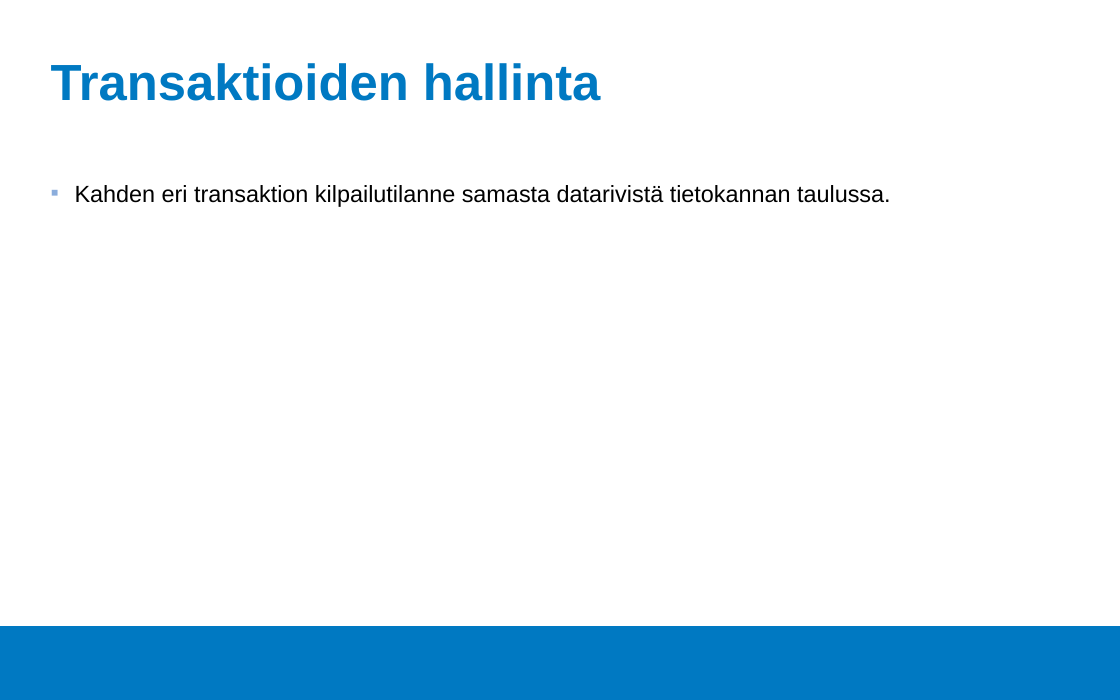
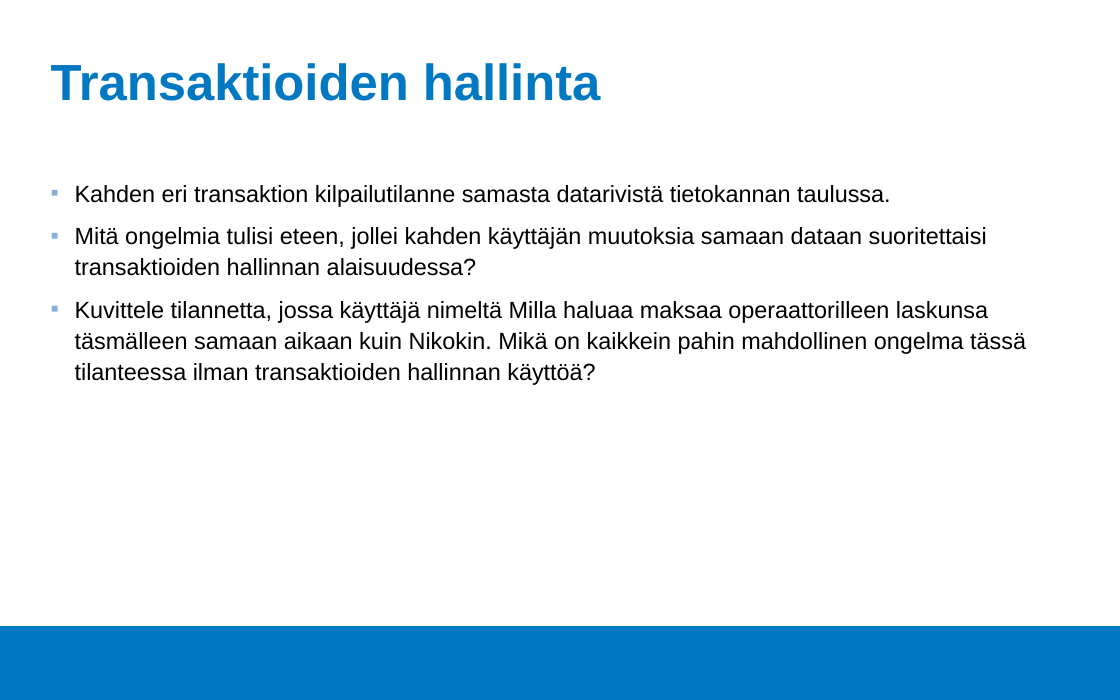
Before and after one commit to Tietokantahallinta/Tietokantahallinta.github.io, a slide deck: slide 3 of luennot/viikko04/Luentokalvot_04.odp. Drawn at 1120x700 pixels with LibreOffice and Linux fonts; fonts in the diff are those of the drawing; background and template pictures are left out. Boxes give left, top, right and bottom in pixels: in the first picture for what was removed or moved away, otherwise in the second. Text is boxed around its words. In the diff, an @@ line names an element or a change of style, - is before the commit and + after.

```diff
--- a/luennot/viikko04/Luentokalvot_04.odp
+++ b/luennot/viikko04/Luentokalvot_04.odp
@@ text at bbox=[75, 227, 1026, 385]: paragraphs added @@
+▪ Mitä ongelmia tulisi eteen, jollei kahden käyttäjän muutoksia samaan dataan suoritettaisi transaktioiden hallinnan alaisuudessa?
+▪ Kuvittele tilannetta, jossa käyttäjä nimeltä Milla haluaa maksaa operaattorilleen laskunsa täsmälleen samaan aikaan kuin Nikokin. Mikä on kaikkein pahin mahdollinen ongelma tässä tilanteessa ilman transaktioiden hallinnan käyttöä?
```
Also in this commit, not shown: 2 other slides changed, 2 other files.
